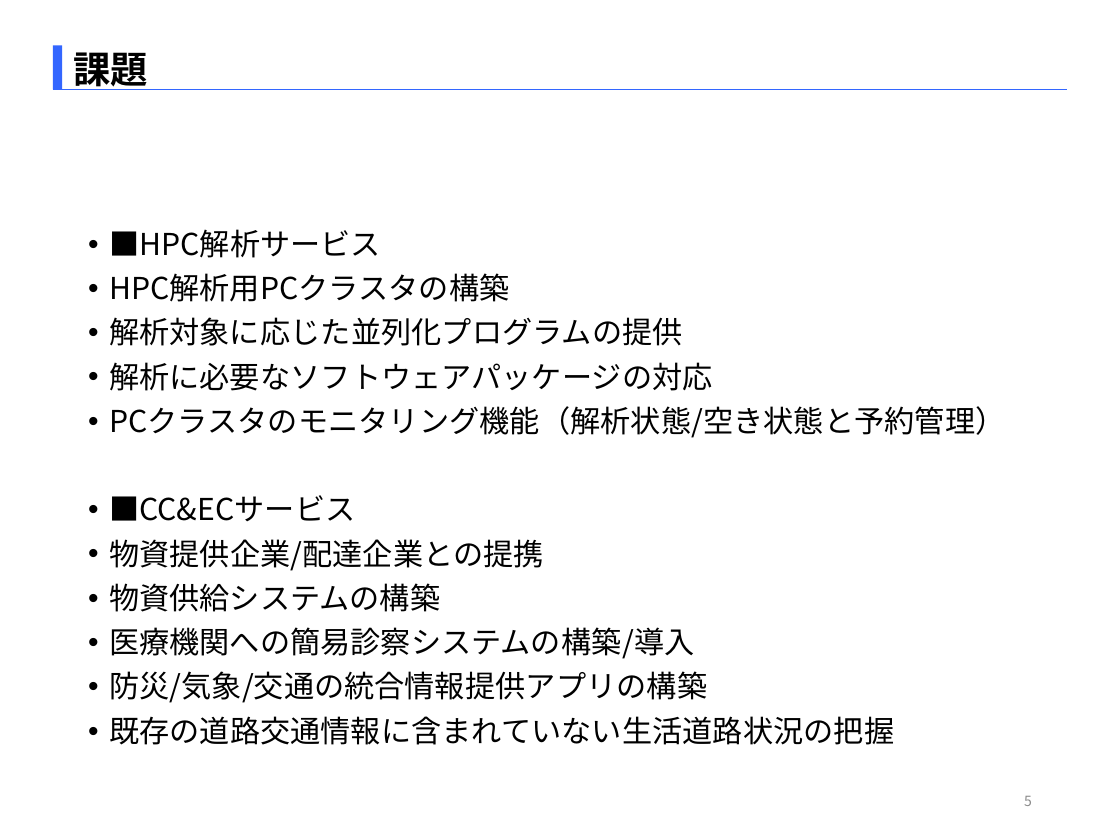
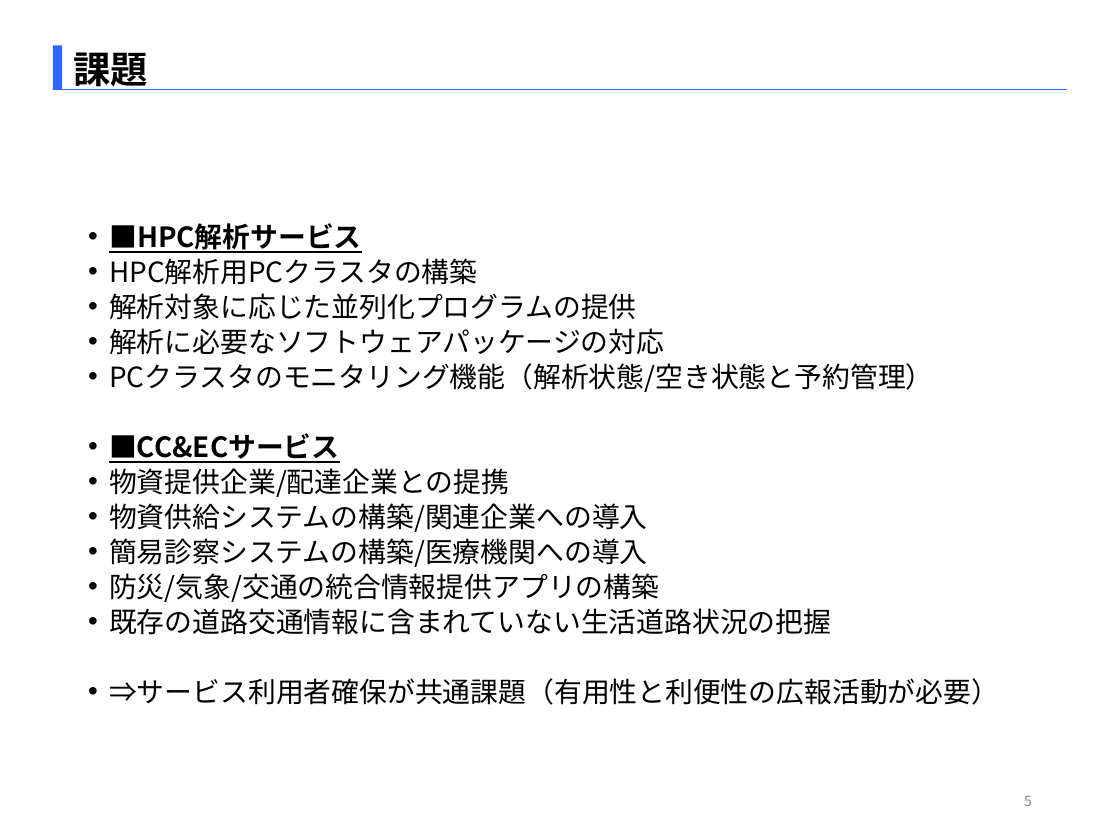
Before and after one commit to SITH-YN/PythonTool, a slide deck: slide 5 of Temp/EMB本部_中村洋太_290863_[HPC解析_CC&ECサービス].pptx. Drawn at 1120x840 pixels with LibreOffice and Linux fonts; fonts in the diff are those of the drawing. Boxes give left, top, right and bottom in pixels: in the first picture for what was removed or moved away, otherwise in the second. Text is boxed around its words. In the diff, an @@ line names an element or a change of style, - is before the commit and + after.

```diff
--- a/Temp/EMB本部_中村洋太_290863_[HPC解析_CC&ECサービス].pptx
+++ b/Temp/EMB本部_中村洋太_290863_[HPC解析_CC&ECサービス].pptx
@@ text at <box>109,223,933,635</box>: size 19.4 to 17.9 pt in "■HPC解析サービス", "HPC解析用PCクラスタの構築", "解析対象に応じた並列化プログラムの提供", "解析に必要なソフトウェアパッケージの対応" and 5 more places; bold on, underline on in "■HPC解析サービス", "■CC&ECサービス"; line spacing 0.9 to 0.7 @@
@@ text at <box>109,503,648,567</box>: text changed; size 19.4 to 17.9 pt @@
-• 物資供給システムの構築
-• 医療機関への簡易診察システムの構築/導入
+• 物資供給システムの構築/関連企業への導入
+• 簡易診察システムの構築/医療機関への導入
@@ text at <box>109,678,999,705</box>: paragraph added @@
+• ⇒サービス利用者確保が共通課題（有用性と利便性の広報活動が必要）
```
Also in this commit, not shown: 10 other slides changed.
